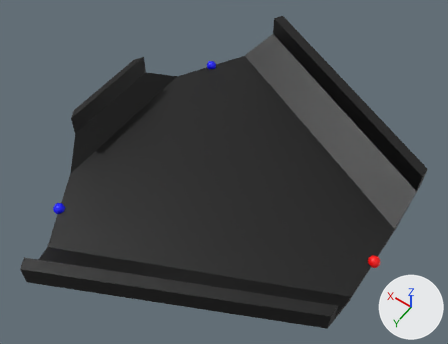
The glTF model assets/mace_elements/inherited_elements/fork/fork.glb, before and after one commit.
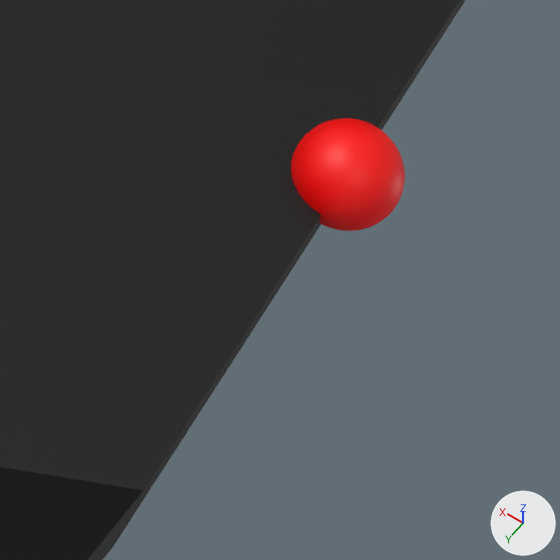
The first picture shows the older version from a 50 mm lens placed at (-2.4, 13.73, 22.12), pointed at (7.25, 0.22, 0.9). The close-ups show both versions on the part from 75% to 89% of the width and 70% to 89% of the height of that picture; other places that the commit changed are outside them. Every picture has the same lights, and +X, +Y and +Z are marked at lower right. Where no turn or scale is listed for an object, it has been applied to the vertices.

The scene before the commit, as lines of its bpy script (objects in view):
```python
me_plane_024 = bpy.data.meshes.new('Plane.024')
me_plane_024.from_pydata(...)  # 63 vertices, 70 faces; spans x -1.7..13.7, y -3.8..12.4, z -0.1..2.0
me_plane_024.materials.append(mat_black)  # black #000000
me_sphere = bpy.data.meshes.new('Sphere')
me_sphere.from_pydata(...)  # a UV sphere (32 segments, 16 rings, poles along z) spanning x -1.0..1.0, y -1.0..1.0, z -1.0..1.0
me_sphere.materials.append(mat_red)  # red #ff0000
ob_fork = bpy.data.objects.new('Fork', me_plane_024)
ob_fork.location = (0.0, 0.0, 0.1)
ob_fork.rotation_euler = (0.0, 0.0, -0.436)  # degrees (0, 0, -25)
ob_startmarker = bpy.data.objects.new('StartMarker', me_sphere)
ob_startmarker.parent = ob_fork
ob_startmarker.location = (0.0, 0.0, 0.1)
ob_startmarker.rotation_euler = (0.0, 0.0, 0.436)  # degrees (0, 0, 25)
ob_startmarker.scale = (0.25, 0.25, 0.25)
```
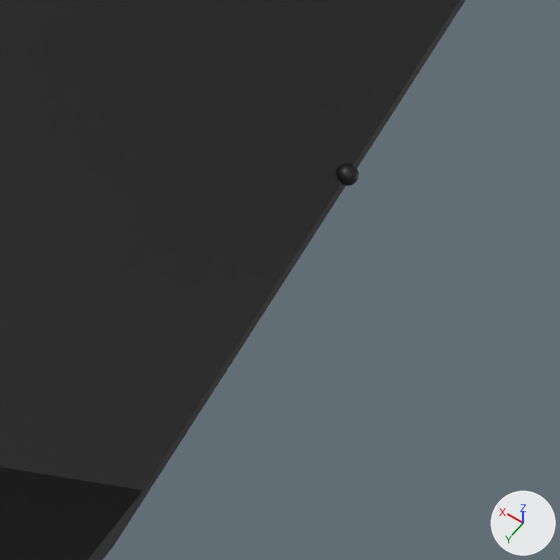
Where the change shows, as pixel boxes (x1, y1, x2, y2) in the close-ups (560 x 560 px):
'StartMarker', recoloured, rescaled (79% narrower, 79% shorter): before (291, 118, 405, 231); after (336, 163, 359, 186)

Patch to the scene script:
```diff
--- a/assets/mace_elements/inherited_elements/fork/fork.glb.py
+++ b/assets/mace_elements/inherited_elements/fork/fork.glb.py
@@ me_sphere @@
 me_sphere.from_pydata(...)  # 482 vertices, 960 faces; spans x -1.0..1.0, y -1.0..1.0, z -1.0..1.0
-me_sphere.materials.append(mat_red)  # red #ff0000
+me_sphere.materials.append(mat_black)  # black #000000
@@ ob_startmarker @@
 ob_startmarker.rotation_euler = (0.0, 0.0, 0.436)  # degrees (0, 0, 25)
-ob_startmarker.scale = (0.25, 0.25, 0.25)
+ob_startmarker.scale = (0.05, 0.05, 0.05)
```
